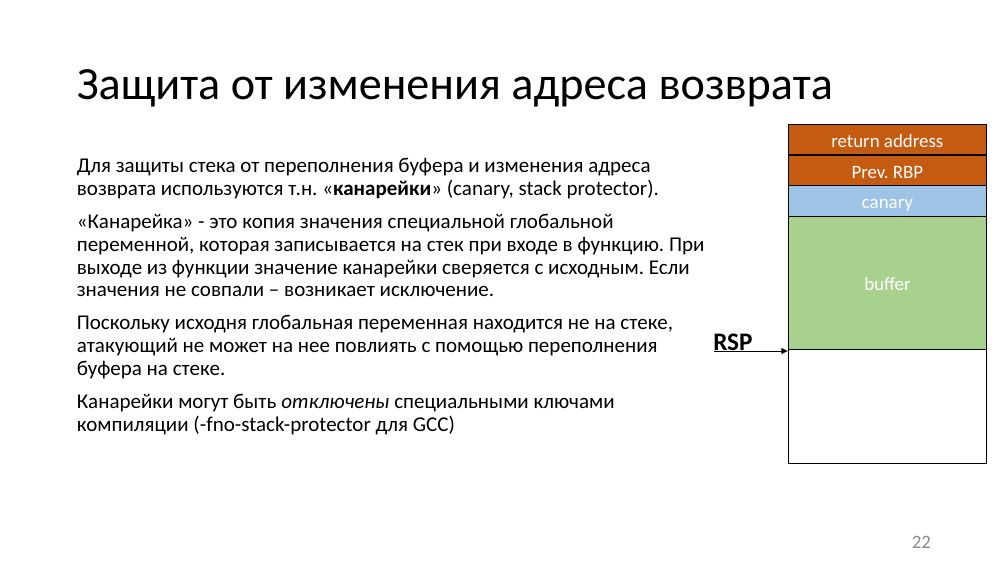
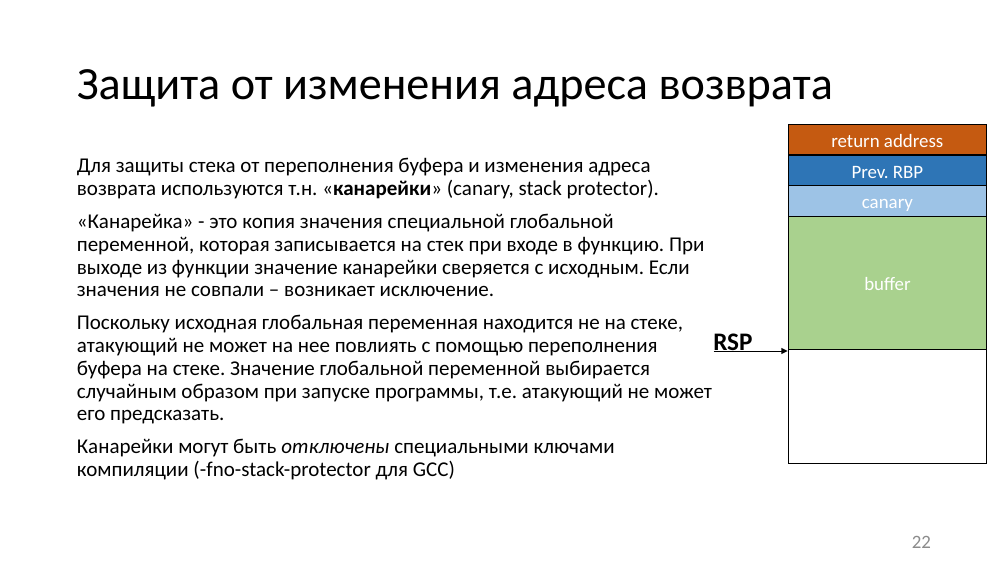
Before and after one commit to itsecd/low-level-programming, a slide deck: slide 22 of Lectures/6.Vulnerabilities/Lecture6.pptx. Drawn at 1008x567 pixels with LibreOffice and Linux fonts; fonts in the diff are those of the drawing. Boxes give left, top, right and bottom in pixels: in the first picture for what was removed or moved away, otherwise in the second. Text is boxed around its words. In the diff, an @@ line names an element or a change of style, - is before the commit and + after.

```diff
--- a/Lectures/6.Vulnerabilities/Lecture6.pptx
+++ b/Lectures/6.Vulnerabilities/Lecture6.pptx
@@ rectangle "Prev. RBP" at [789,155,987,185]: fill #C55A11 to #2E75B6 @@
@@ text at [77,314,712,424]: text changed @@
-Поскольку исходня глобальная переменная находится не на стеке, атакующий не может на нее повлиять с помощью переполнения буфера на стеке.
+Поскольку исходная глобальная переменная находится не на стеке, атакующий не может на нее повлиять с помощью переполнения буфера на стеке. Значение глобальной переменной выбирается случайным образом при запуске программы, т.е. атакующий не может его предсказать.
```
Also in this commit, not shown: 26 other slides changed, 2 slides added, 1 slide removed, 1 other file.
